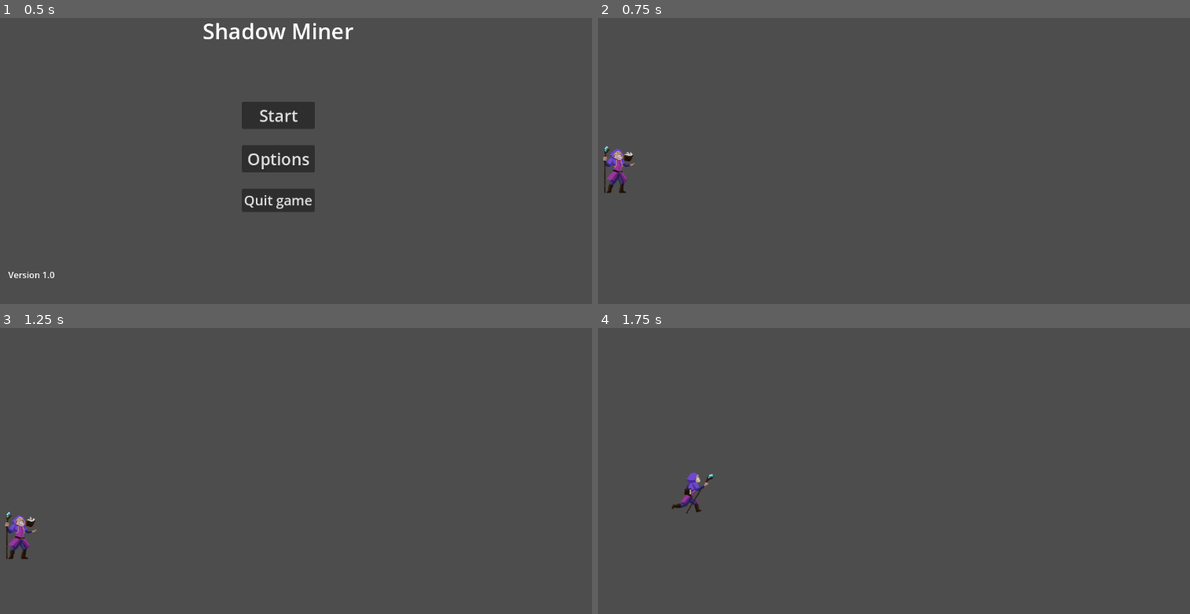
Above: before the commit, frames 1-4 (two rows, left to right).
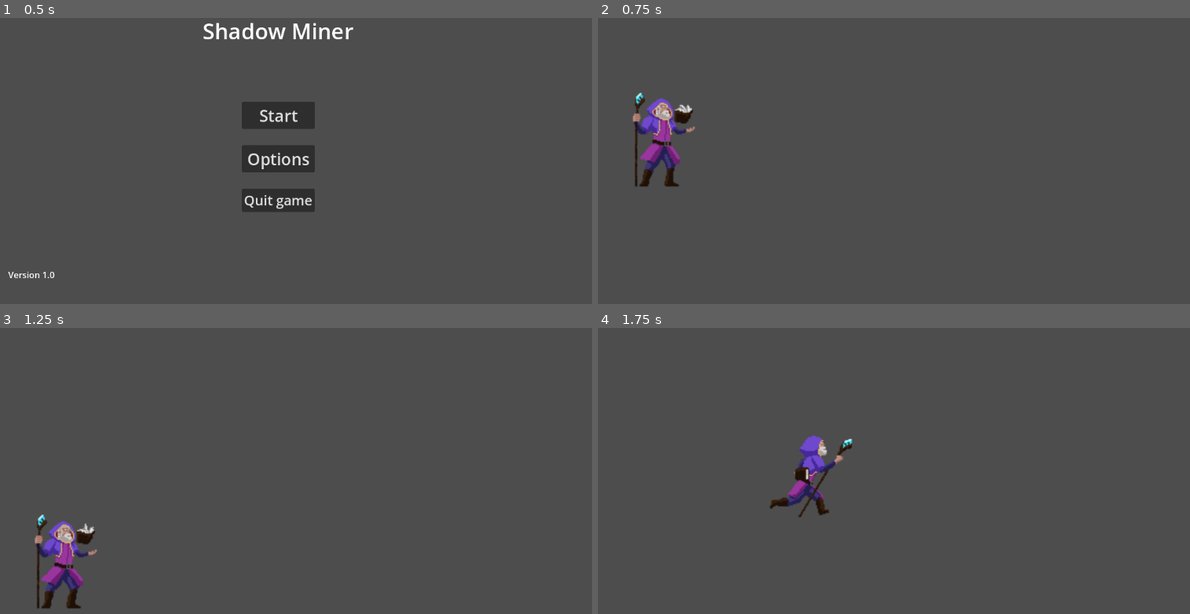
Above: after the commit, the same moments.

Repository: Aditya-1301/ShadowMiner
Game: Godot game, scene res://scenes/main_menu.tscn
Same seed, same stepped clock (60 frames per second), same inputs: the game is played once before the commit and once after it.
Inputs:
- Up to frame 1 (0.5 s): no input
- Up to frame 2 (0.75 s): click "Start" at 0.5 s
- Up to frame 3 (1.25 s): no input
- Up to frame 4 (1.75 s): tap Enter (ui_accept) at 1.25, 1.52 s; hold Right (ui_right) from 1.28 s (still down)

Frame 1 is identical in both runs. In frame 2, 2.1% of the frame differs, in the area x 0-17%, y 26-62%; in frame 3, 2.1%; in frame 4, 1.6%.

Commit message:
Added some item assets

Diff:
--- a/scenes/player.tscn
+++ b/scenes/player.tscn
@@ -1,11 +1,77 @@
-[gd_scene load_steps=26 format=3 uid="uid://dsottsavymv0e"]
+[gd_scene load_steps=44 format=3 uid="uid://dsottsavymv0e"]
 
 [ext_resource type="Script" path="res://scripts/player.gd" id="1_68gri"]
 [ext_resource type="Texture2D" uid="uid://bi50f48khfsl6" path="res://assets/Player/Fall.png" id="2_2vqwf"]
+[ext_resource type="Texture2D" uid="uid://b8dsdgrd7s131" path="res://assets/Player/Attack1.png" id="2_36067"]
 [ext_resource type="Texture2D" uid="uid://bkx3865op2mhc" path="res://assets/Player/Idle.png" id="2_evh16"]
+[ext_resource type="Texture2D" uid="uid://b6c4q122o4o2o" path="res://assets/Player/Attack2.png" id="3_p7job"]
 [ext_resource type="Texture2D" uid="uid://cw58w8366nwwh" path="res://assets/Player/Jump.png" id="4_8wfl1"]
 [ext_resource type="Texture2D" uid="uid://dhbhwdac1m21e" path="res://assets/Player/Run.png" id="5_vtvnt"]
 
+[sub_resource type="AtlasTexture" id="AtlasTexture_m54ew"]
+atlas = ExtResource("2_36067")
+region = Rect2(0, 0, 231, 190)
+
+[sub_resource type="AtlasTexture" id="AtlasTexture_fhn7t"]
+atlas = ExtResource("2_36067")
+region = Rect2(231, 0, 231, 190)
+
+[sub_resource type="AtlasTexture" id="AtlasTexture_c25yu"]
+atlas = ExtResource("2_36067")
+region = Rect2(462, 0, 231, 190)
+
+[sub_resource type="AtlasTexture" id="AtlasTexture_gmyl8"]
+atlas = ExtResource("2_36067")
+region = Rect2(693, 0, 231, 190)
+
+[sub_resource type="AtlasTexture" id="AtlasTexture_nh6nk"]
+atlas = ExtResource("2_36067")
+region = Rect2(924, 0, 231, 190)
+
+[sub_resource type="AtlasTexture" id="AtlasTexture_do327"]
+atlas = ExtResource("2_36067")
+region = Rect2(1155, 0, 231, 190)
+
+[sub_resource type="AtlasTexture" id="AtlasTexture_nlfkp"]
+atlas = ExtResource("2_36067")
+region = Rect2(1386, 0, 231, 190)
+
+[sub_resource type="AtlasTexture" id="AtlasTexture_7gd18"]
+atlas = ExtResource("2_36067")
+region = Rect2(1617, 0, 231, 190)
+
+[sub_resource type="AtlasTexture" id="AtlasTexture_xhtby"]
+atlas = ExtResource("3_p7job")
+region = Rect2(0, 0, 231, 190)
+
+[sub_resource type="AtlasTexture" id="AtlasTexture_taohw"]
+atlas = ExtResource("3_p7job")
+region = Rect2(231, 0, 231, 190)
+
+[sub_resource type="AtlasTexture" id="AtlasTexture_djfkw"]
+atlas = ExtResource("3_p7job")
+region = Rect2(462, 0, 231, 190)
+
+[sub_resource type="AtlasTexture" id="AtlasTexture_gtwuf"]
+atlas = ExtResource("3_p7job")
+region = Rect2(693, 0, 231, 190)
+
+[sub_resource type="AtlasTexture" id="AtlasTexture_32651"]
+atlas = ExtResource("3_p7job")
+region = Rect2(924, 0, 231, 190)
+
+[sub_resource type="AtlasTexture" id="AtlasTexture_6wyxf"]
+atlas = ExtResource("3_p7job")
+region = Rect2(1155, 0, 231, 190)
+
+[sub_resource type="AtlasTexture" id="AtlasTexture_7rq0x"]
+atlas = ExtResource("3_p7job")
+region = Rect2(1386, 0, 231, 190)
+
+[sub_resource type="AtlasTexture" id="AtlasTexture_powrw"]
+atlas = ExtResource("3_p7job")
+region = Rect2(1617, 0, 231, 190)
+
 [sub_resource type="AtlasTexture" id="AtlasTexture_lvbnv"]
 atlas = ExtResource("2_2vqwf")
 region = Rect2(0, 0, 231, 190)
@@ -80,6 +146,64 @@
 
 [sub_resource type="SpriteFrames" id="SpriteFrames_24qxx"]
 animations = [{
+"frames": [{
+"duration": 1.0,
+"texture": SubResource("AtlasTexture_m54ew")
+}, {
+"duration": 1.0,
+"texture": SubResource("AtlasTexture_fhn7t")
+}, {
+"duration": 1.0,
+"texture": SubResource("AtlasTexture_c25yu")
+}, {
+"duration": 1.0,
+"texture": SubResource("AtlasTexture_gmyl8")
+}, {
+"duration": 1.0,
+"texture": SubResource("AtlasTexture_nh6nk")
+}, {
+"duration": 1.0,
+"texture": SubResource("AtlasTexture_do327")
+}, {
+"duration": 1.0,
+"texture": SubResource("AtlasTexture_nlfkp")
+}, {
+"duration": 1.0,
+"texture": SubResource("AtlasTexture_7gd18")
+}],
+"loop": true,
+"name": &"attack1",
+"speed": 10.0
+}, {
+"frames": [{
+"duration": 1.0,
+"texture": SubResource("AtlasTexture_xhtby")
+}, {
+"duration": 1.0,
+"texture": SubResource("AtlasTexture_taohw")
+}, {
+"duration": 1.0,
+"texture": SubResource("AtlasTexture_djfkw")
+}, {
+"duration": 1.0,
+"texture": SubResource("AtlasTexture_gtwuf")
+}, {
+"duration": 1.0,
+"texture": SubResource("AtlasTexture_32651")
+}, {
+"duration": 1.0,
+"texture": SubResource("AtlasTexture_6wyxf")
+}, {
+"duration": 1.0,
+"texture": SubResource("AtlasTexture_7rq0x")
+}, {
+"duration": 1.0,
+"texture": SubResource("AtlasTexture_powrw")
+}],
+"loop": true,
+"name": &"attack2",
+"speed": 10.0
+}, {
 "frames": [{
 "duration": 1.0,
 "texture": SubResource("AtlasTexture_lvbnv")
@@ -156,16 +280,18 @@
 }]
 
 [sub_resource type="RectangleShape2D" id="RectangleShape2D_nq41f"]
-size = Vector2(37, 78)
+size = Vector2(41, 78)
 
 [node name="Player" type="CharacterBody2D"]
 script = ExtResource("1_68gri")
 
 [node name="AnimatedSprite2D" type="AnimatedSprite2D" parent="."]
+position = Vector2(-6, 0)
 sprite_frames = SubResource("SpriteFrames_24qxx")
-animation = &"jump"
+animation = &"idle"
 autoplay = "idle"
+frame_progress = 0.725687
 
 [node name="CollisionShape2D" type="CollisionShape2D" parent="."]
-position = Vector2(-8.5, 7)
+position = Vector2(-15.5, 7)
 shape = SubResource("RectangleShape2D_nq41f")
--- a/scenes/stage0.tscn
+++ b/scenes/stage0.tscn
@@ -17,4 +17,5 @@
 shape = SubResource("WorldBoundaryShape2D_1v4ht")
 
 [node name="Camera2D" type="Camera2D" parent="."]
-position = Vector2(575, 325)
+position = Vector2(291, 372)
+zoom = Vector2(2, 2)
Binary file added: assets/Items/items.png
Not shown, added: assets/Items/items.png.import
